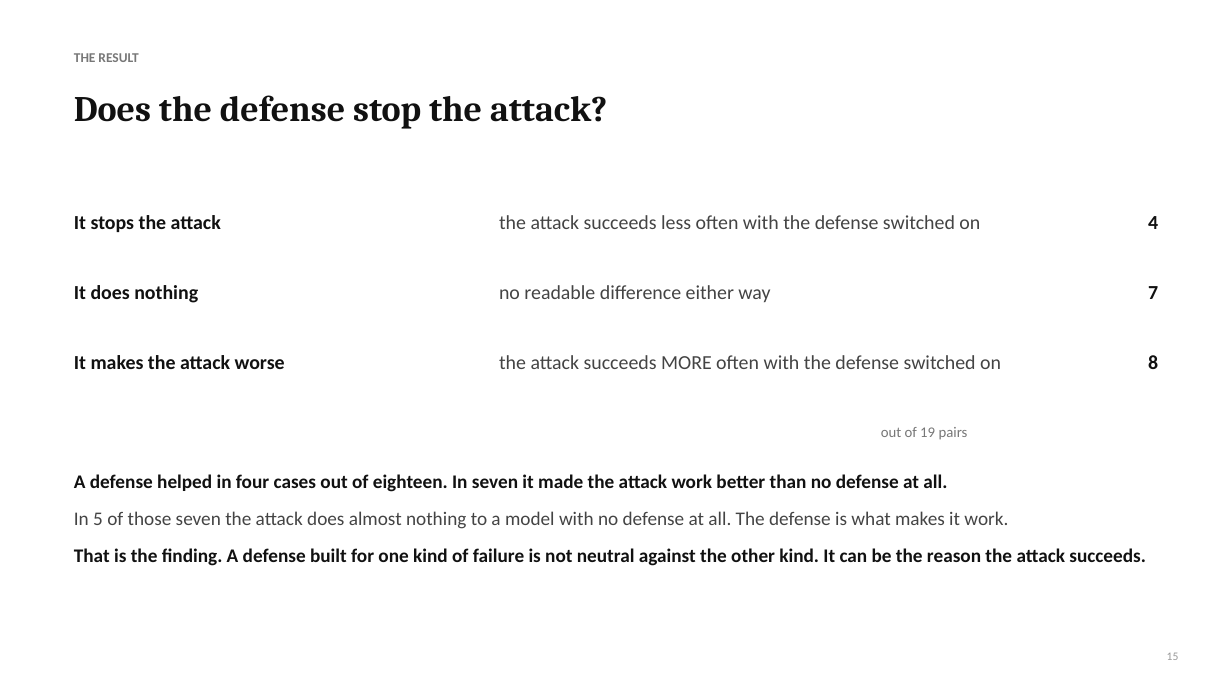
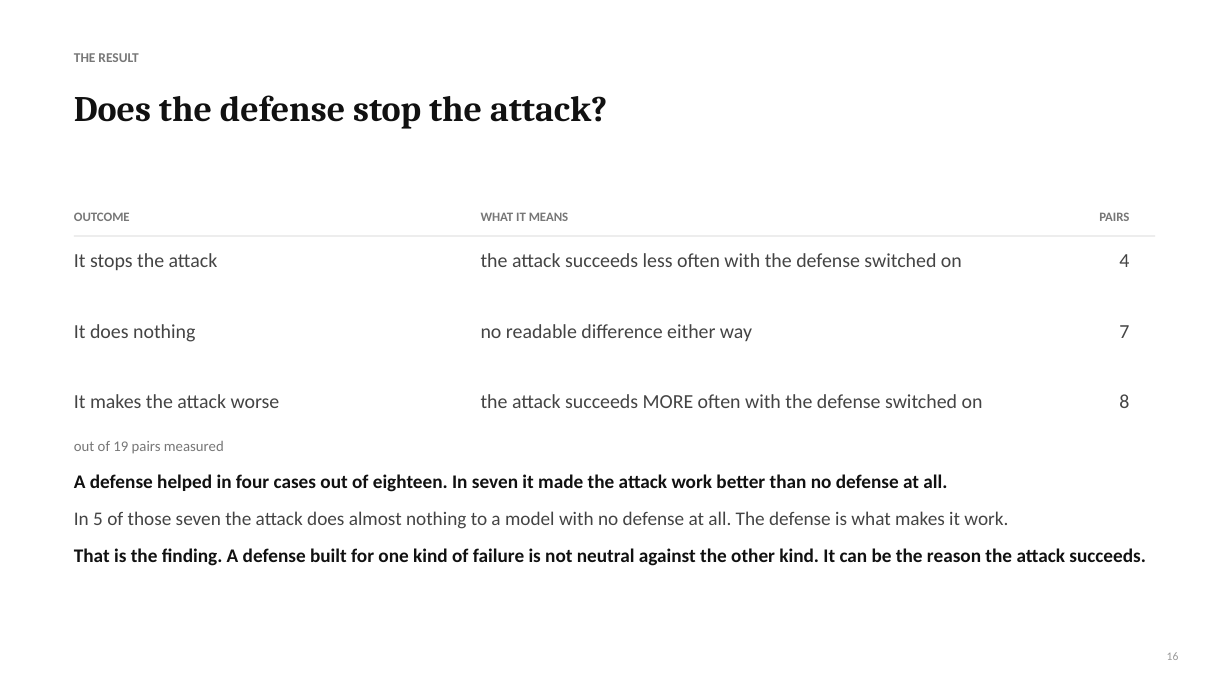
Before and after one commit to Nyamtulla/context_poison, a slide deck: slide 16 of advisor_meeting.pptx (slide 15 before the commit). Drawn at 1232x693 pixels with LibreOffice and Linux fonts; fonts in the diff are those of the drawing. Boxes give left, top, right and bottom in pixels: in the first picture for what was removed or moved away, otherwise in the second. Text is boxed around its words. In the diff, an @@ line names an element or a change of style, - is before the commit and + after.

```diff
--- a/advisor_meeting.pptx
+++ b/advisor_meeting.pptx
@@ text added at bbox=[74, 212, 130, 221], 10 pt, text #777777, bold @@
+OUTCOME
@@ rectangle added at bbox=[74, 236, 1155, 237], fill #CCCCCC @@
@@ text added at bbox=[481, 212, 568, 221], 10 pt, text #777777, bold @@
+WHAT IT MEANS
@@ text added at bbox=[1099, 212, 1129, 221], 10 pt, text #777777, bold @@
+PAIRS
@@ text "It stops the attack": place and size @@
-text "It stops the attack" at bbox=[74, 215, 221, 232]
+text "It stops the attack" at bbox=[74, 253, 218, 270]
@@ text "the attack succeeds less often ...": place and size @@
-text "the attack succeeds less often ..." at bbox=[499, 215, 980, 229]
+text "the attack succeeds less often ..." at bbox=[481, 253, 962, 267]
@@ text "4": place and size @@
-text "4" at bbox=[1148, 216, 1158, 229]
+text "4" at bbox=[1119, 254, 1129, 267]
@@ text "It does nothing": place and size @@
-text "It does nothing" at bbox=[74, 285, 198, 303]
+text "It does nothing" at bbox=[74, 324, 195, 342]
@@ text "no readable difference either way": place and size @@
-text "no readable difference either way" at bbox=[499, 285, 770, 302]
+text "no readable difference either way" at bbox=[481, 324, 752, 341]
@@ text "7": place and size @@
-text "7" at bbox=[1148, 286, 1158, 299]
+text "7" at bbox=[1119, 325, 1129, 338]
@@ text "It makes the attack worse": place and size @@
-text "It makes the attack worse" at bbox=[74, 355, 285, 369]
+text "It makes the attack worse" at bbox=[74, 394, 280, 408]
@@ text "the attack succeeds MORE often ...": place and size @@
-text "the attack succeeds MORE often ..." at bbox=[499, 355, 1001, 369]
+text "the attack succeeds MORE often ..." at bbox=[481, 394, 983, 408]
@@ text colour #111111 to #444444, bold off in 6 elements at bbox=[74, 253, 218, 270], bbox=[74, 394, 280, 408], bbox=[74, 324, 195, 342], bbox=[1119, 254, 1129, 267], bbox=[1119, 325, 1129, 338], bbox=[1119, 394, 1129, 408] @@
@@ text "8": place and size @@
-text "8" at bbox=[1148, 355, 1158, 369]
+text "8" at bbox=[1119, 394, 1129, 408]
@@ text at bbox=[74, 441, 224, 454]: text changed @@
-out of 19 pairs
+out of 19 pairs measured
```
Also in this commit, not shown: 11 other slides changed, 2 slides added, 1 slide removed, 2 other files.
